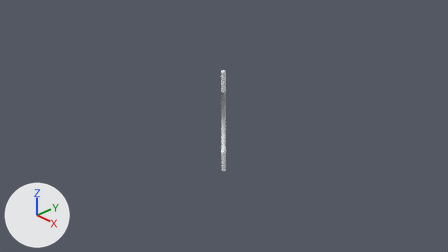
The Blender file Assets/Cubes/CubeFour/Blender/doorhandler.blend, before and after one commit.
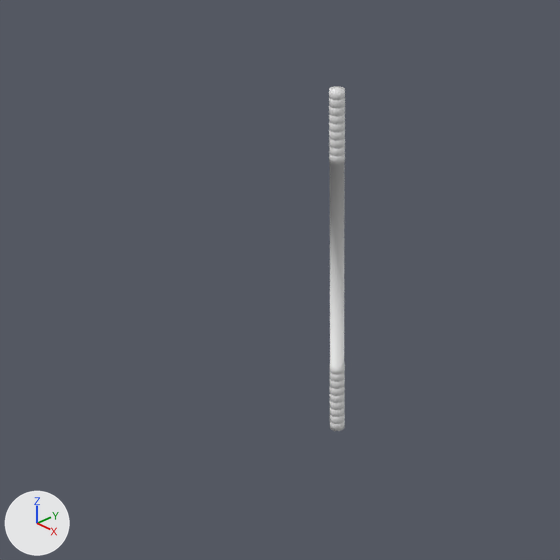
Each version is shown from the file's camera 'Camera', then close up on the part from 28% to 65% of the width and 18% to 83% of the height. Every picture has the same lights, and +X, +Y and +Z are marked at lower left.

Before the edit, the objects in view are built like this:
```python
me_cylinder = bpy.data.meshes.new('Cylinder')
me_cylinder.from_pydata(...)  # 648 vertices, 638 faces; spans x -0.04..0.04, y -0.04..0.04, z -1.0..1.0
me_cylinder.polygons.foreach_set('use_smooth', [True] * 638)
ob_cylinder = bpy.data.objects.new('Cylinder', me_cylinder)
ob_cylinder.location = (0.0, 0.0, 0.0)
```
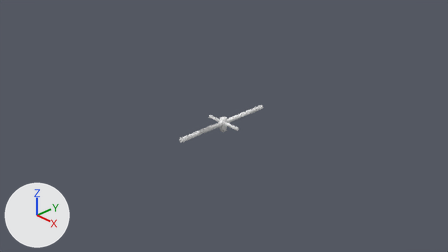
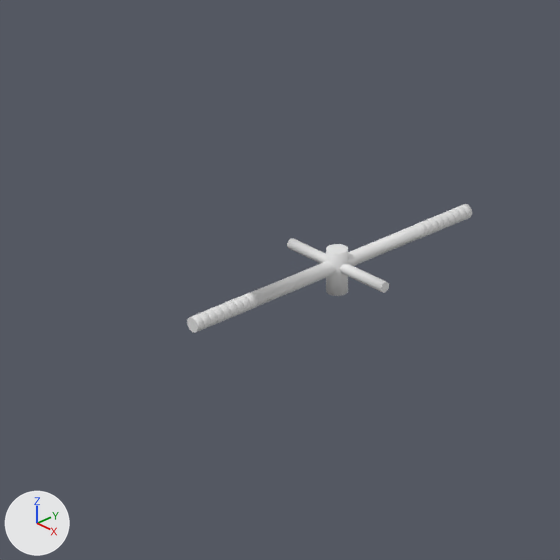
Location of each change, [x1, y1, x2, y2] in pixels of the close-ups (560 x 560 px):
'Cylinder', reshaped, turned: before [329, 86, 345, 431]; after [187, 204, 472, 333]
part 1 of me_cylinder, added: after [287, 238, 389, 293]
part 2 of me_cylinder, added: after [326, 244, 348, 296]
part 3 of me_cylinder, shading changed: before [329, 86, 345, 92]; after [187, 317, 198, 333]

Edits to the bpy script that builds the scene:
```text
Change me_cylinder:
    used by ob_cylinder; location = (0.0, 0.0, 0.0)
    remove me_cylinder.from_pydata(...)  # 648 vertices, 638 faces; spans x -0.04..0.04, y -0.04..0.04, z -1.0..1.0
    add me_cylinder.from_pydata(...)  # 692 vertices, 664 faces; spans x -0.37..0.37, y -0.16..0.09, z -1.0..1.0
    me_cylinder part 1: a new loose piece, a 10-sided cylinder along x spanning x -0.365..0.365, y -0.03..0.03, z -0.029..0.029
    me_cylinder part 2: a new loose piece, a 12-sided cylinder along y spanning x -0.06..0.06, y -0.16..0.09, z -0.06..0.06
    me_cylinder part 3: 2 kept faces spanning x -0.04..0.04, y -0.04..0.04, z -1.0..1.0 are now shaded flat
Change ob_cylinder:
    ob_cylinder.rotation_euler: (0.0, 0.0, 0.0) -> (1.571, 0.0, 0.0)  # degrees (0, 0, 0) -> degrees (90, 0, 0)
```
